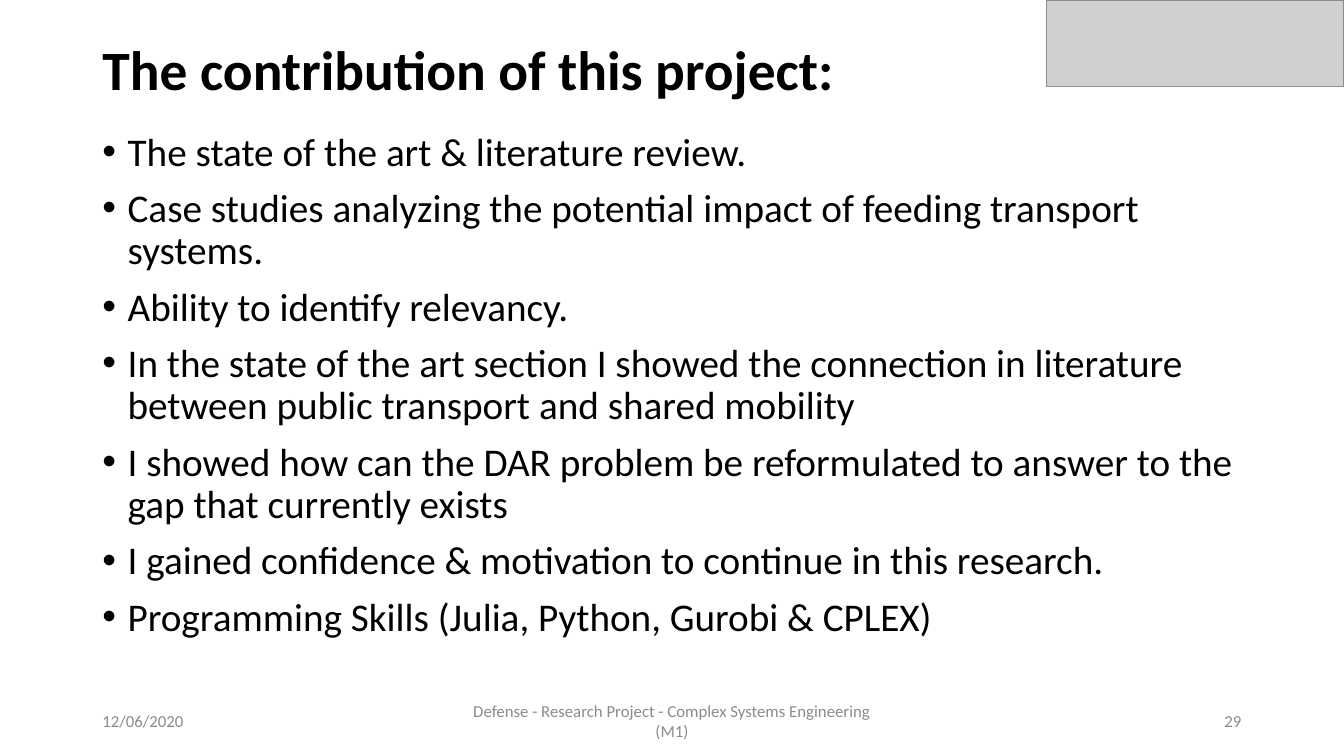
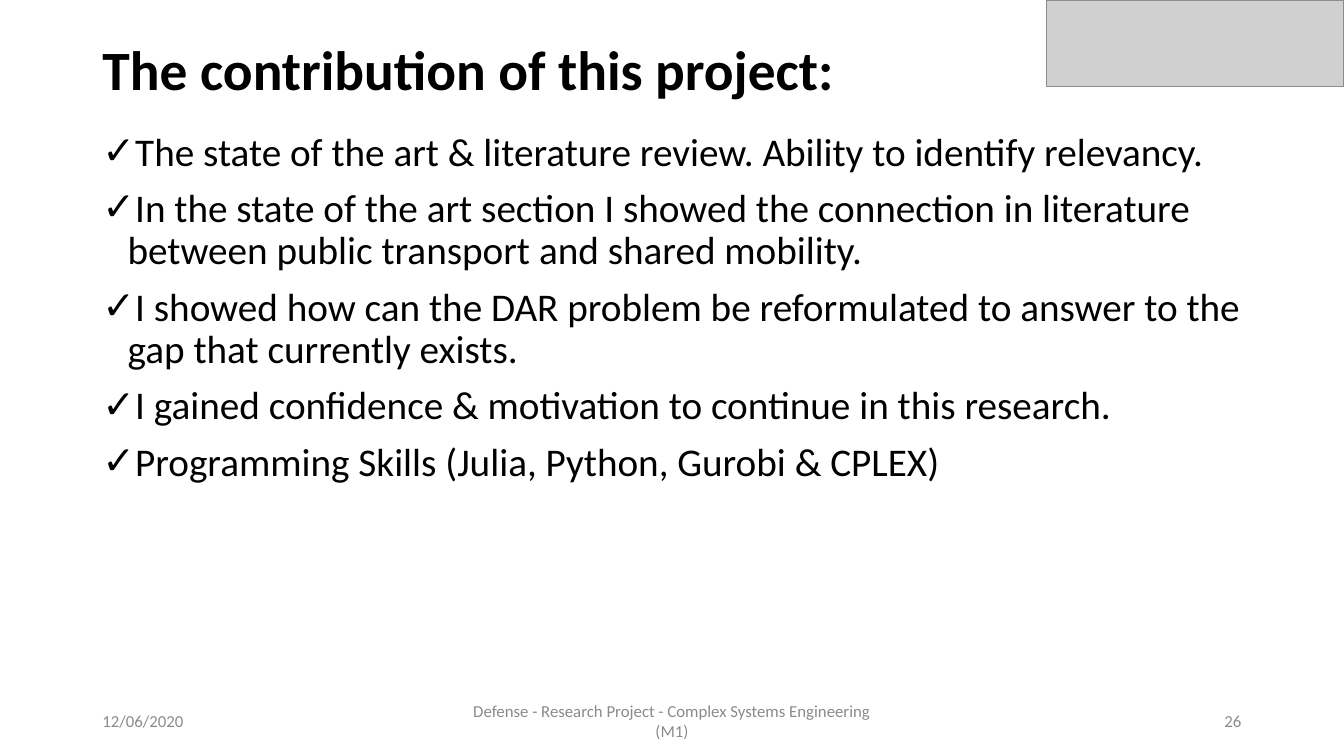
Before and after one commit to AymanABDELHAMID/OD_MTO_DARP, a slide deck: slide 26 of Presentation/presentation_AymanMahmoud.pptx (slide 29 before the commit). Drawn at 1344x756 pixels with LibreOffice and Linux fonts; fonts in the diff are those of the drawing; grey boxes stand for pictures. Boxes give left, top, right and bottom in pixels: in the first picture for what was removed or moved away, otherwise in the second. Text is boxed around its words. In the diff, an @@ line names an element or a change of style, - is before the commit and + after.

```diff
--- a/Presentation/presentation_AymanMahmoud.pptx
+++ b/Presentation/presentation_AymanMahmoud.pptx
@@ text at [128,138,1240,370]: text changed @@
-• The state of the art & literature review.
-• Case studies analyzing the potential impact of feeding transport systems.
-• Ability to identify relevancy.
-• In the state of the art section I showed the connection in literature between public transport and shared mobility
-• I showed how can the DAR problem be reformulated to answer to the gap that currently exists
+✓ The state of the art & literature review. Ability to identify relevancy.
+✓ In the state of the art section I showed the connection in literature between public transport and shared mobility.
+✓ I showed how can the DAR problem be reformulated to answer to the gap that currently exists.
@@ text at [135,391,1111,483]: bullet • to ✓ @@
@@ page number at [1224,716,1241,727]: text changed @@
-29
+26
```
Also in this commit, not shown: 14 other slides changed, 1 slide added, 4 slides removed, 2 other files.
